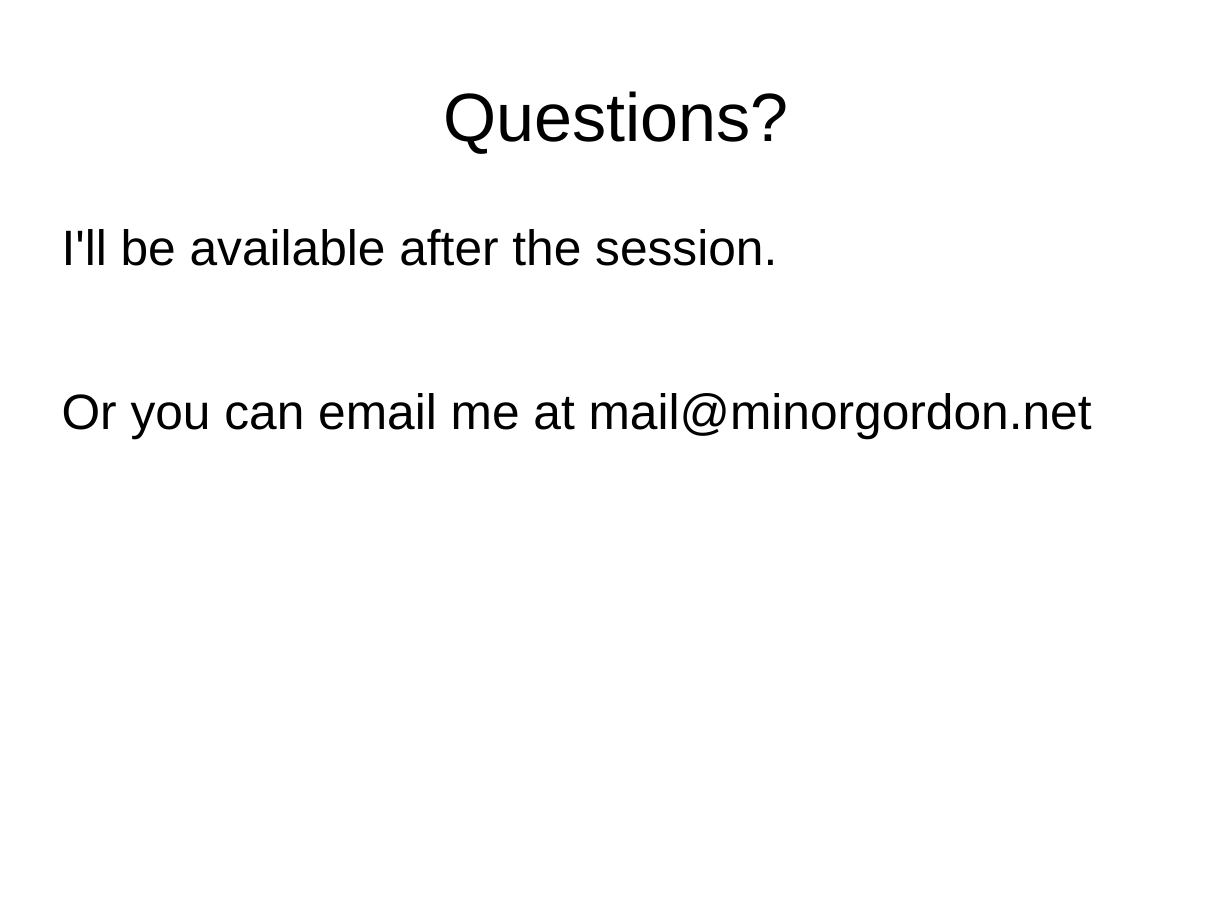
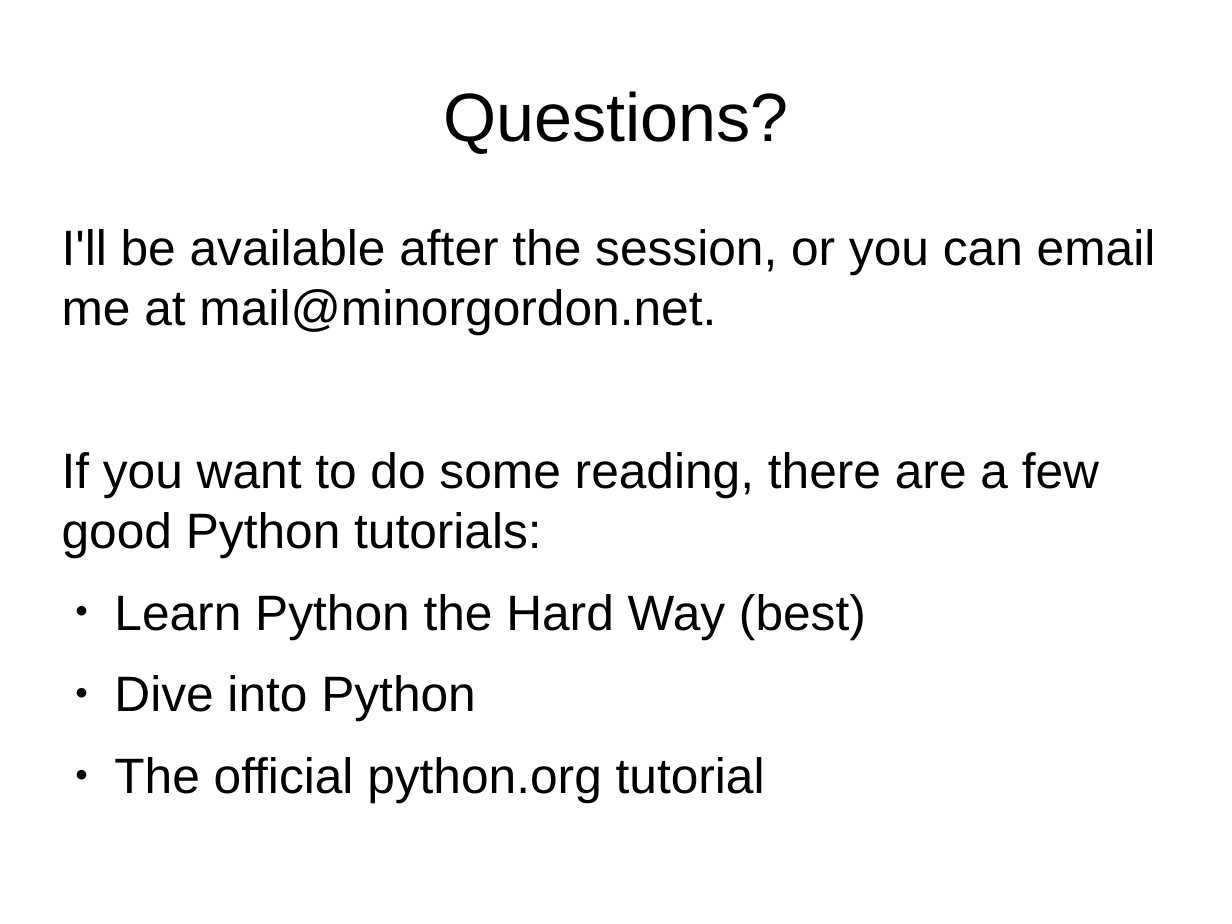
Before and after one commit to chxy/python, a slide deck: slide 9 of intro.odp (slide 8 before the commit). Drawn at 1232x924 pixels with LibreOffice and Linux fonts; fonts in the diff are those of the drawing. Boxes give left, top, right and bottom in pixels: in the first picture for what was removed or moved away, otherwise in the second. Text is boxed around its words. In the diff, an @@ line names an element or a change of style, - is before the commit and + after.

```diff
--- a/intro.odp
+++ b/intro.odp
@@ text at [62, 229, 1156, 802]: text changed @@
-I'll be available after the session.
-Or you can email me at mail@minorgordon.net
+I'll be available after the session, or you can email me at mail@minorgordon.net.
+If you want to do some reading, there are a few good Python tutorials:
+● Learn Python the Hard Way (best)
+● Dive into Python
+● The official python.org tutorial
```
Also in this commit, not shown: 1 other slide changed, 1 slide added.
